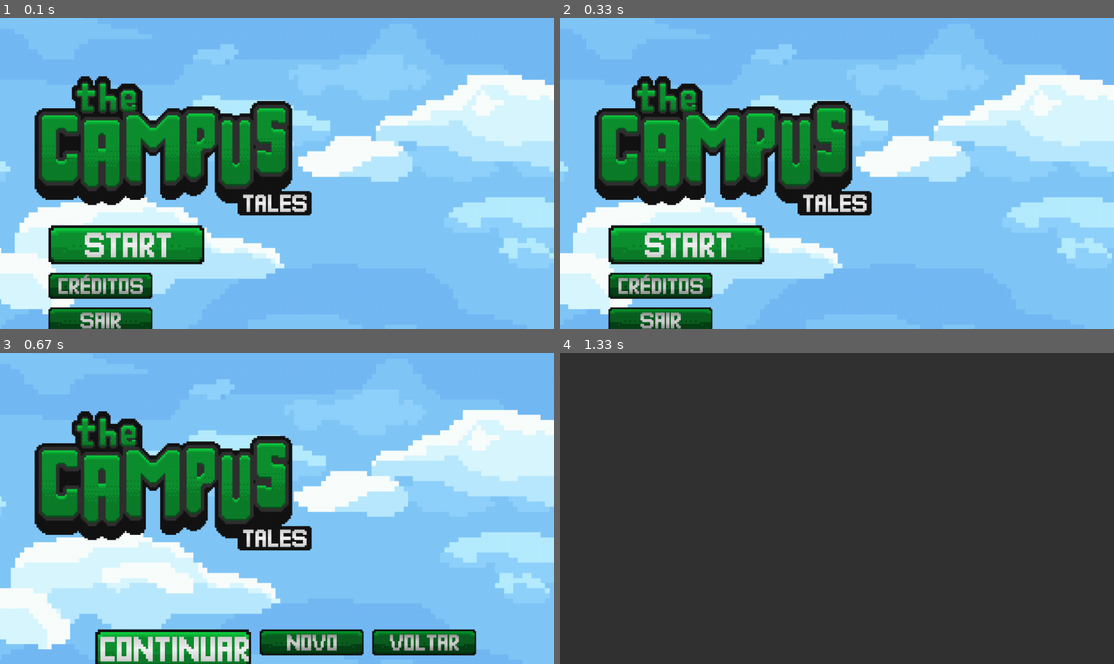
Above: before the commit, frames 1-4 (two rows, left to right).
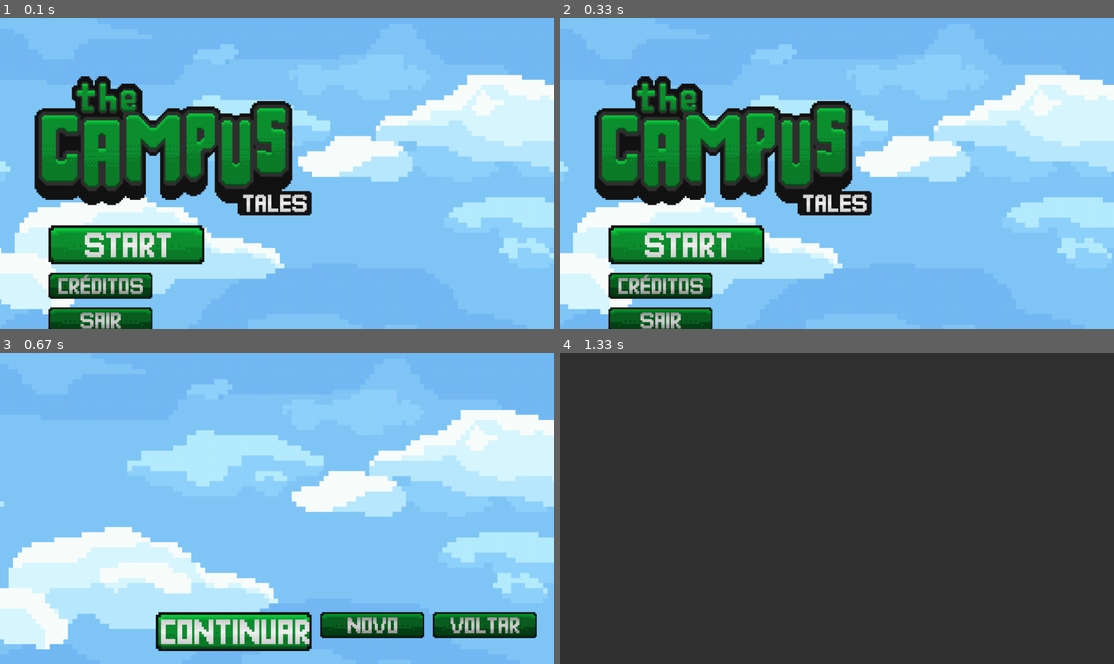
Above: after the commit, the same moments.

Repository: cadonadavi/MostraIFFAR25
Game: pygame game, started from codigos/main.py
Two runs of this game, one before a commit and one after it. Both use one fixed random seed, a clock stepped at 60 frames per second and the inputs below.
Inputs:
- Up to frame 1 (0.1 s): no input
- Up to frame 2 (0.33 s): no input
- Up to frame 3 (0.67 s): tap Enter at 0.33 s
- Up to frame 4 (1.33 s): tap Enter at 0.67 s

Frames 1-2 are identical in both runs. In frame 3, 26% of the frame differs, in the area x 0-100%, y 8-100%; in frame 4, nothing differs.

Commit message:
ajuste de posicao menu continuar

Diff:
--- a/codigos/start_menu.py
+++ b/codigos/start_menu.py
@@ -120,10 +120,12 @@
                 y_base += img.get_height() + 20
 
         elif estado_menu == "continuar":
-            x_base = 220
+            x_base = 360
+            tela.blit(frames[frame_index], (0, 0))
+            frame_index = (frame_index + 1) % len(frames)
             for i, botao in enumerate(botoes_saving):
                 img = botao["sel"] if i == indicehorizontal else botao["normal"]
-                tela.blit(img, (x_base, 640))
+                tela.blit(img, (x_base, 600))
                 x_base += img.get_width() + 20
 
         pygame.display.flip()
